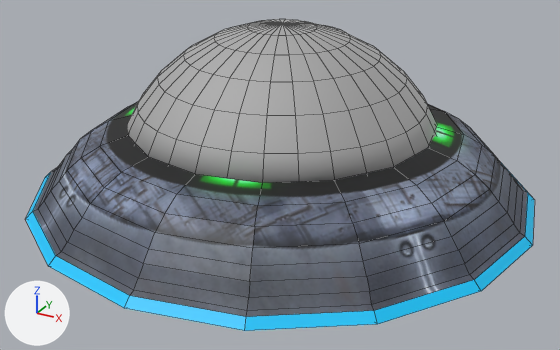
What one commit did to the FBX model Assets/Art/Models/SnowEnvinronment/Models/UFO Ship -Crashed.fbx.
The view is the same before and after, from a 50 mm lens placed at (2.63, -4.81, 2.49), pointed at (0.04, -0.1, 0.14). Arrows for +X, +Y and +Z are at lower left; the lights stay in place. Mesh edges are drawn as thin lines. Where no turn or scale is listed for an object, it has been applied to the vertices. Vertices at the same position are counted once.

In view in the first picture: 'Body', 'UFO_cockpit'.
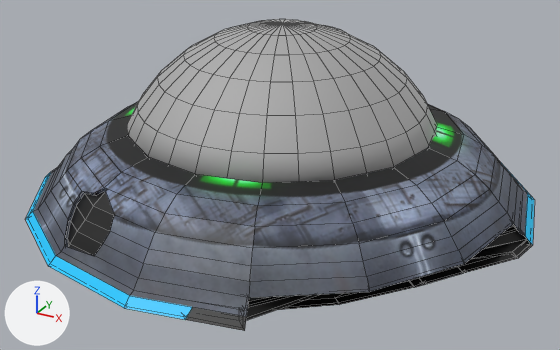
Diff of the bpy script that builds the scene:
```diff
--- a/Assets/Art/Models/SnowEnvinronment/Models/UFO Ship -Crashed.fbx.py
+++ b/Assets/Art/Models/SnowEnvinronment/Models/UFO Ship -Crashed.fbx.py
@@ mat_broken @@
+mat_broken = principled_material('Broken')
+mat_broken.base_color = (0.0, 0.0, 0.0)  # black #000000
@@ me_sphere @@
 # used by ob_body; location = (0.0, 0.0, 0.0)
-me_sphere.from_pydata(...)  # 576 vertices, 544 faces; spans x -1.9..1.9, y -1.9..1.9, z -0.47..0.53
+me_sphere.from_pydata(...)  # 1342 vertices, 1366 faces; spans x -1.9..1.9, y -1.9..1.9, z -0.47..0.53
+# me_sphere part 1: 5 vertices moved from x 1.31..1.76, y -1.35..-0.63, z -0.1..0.04 to x 0.66..1.86, y -1.72..0.04, z -0.1..0.05; 47 vertices removed from x -1.81..1.67, y -1.63..1.29, z -0.43..0.32; 813 vertices added at x -1.89..1.88, y -1.88..1.88, z -0.46..0.53
+# me_sphere part 2: 7 faces spanning x -0.52..1.9, y -1.76..0.52, z -0.45..0.05 switch from mat_lights (cyan #00c7ff) to mat_broken (black #000000)
 me_sphere.materials.append(mat_ufo_baked)
```

Where the change shows, as pixel boxes (x1, y1, x2, y2) in the pictures (560 x 350 px):
part 1 of me_sphere, built on
    before: (38, 158, 525, 324)
    after: (38, 126, 533, 331)
part 2 of me_sphere, recoloured (cyan)
    before: (245, 237, 533, 331)
